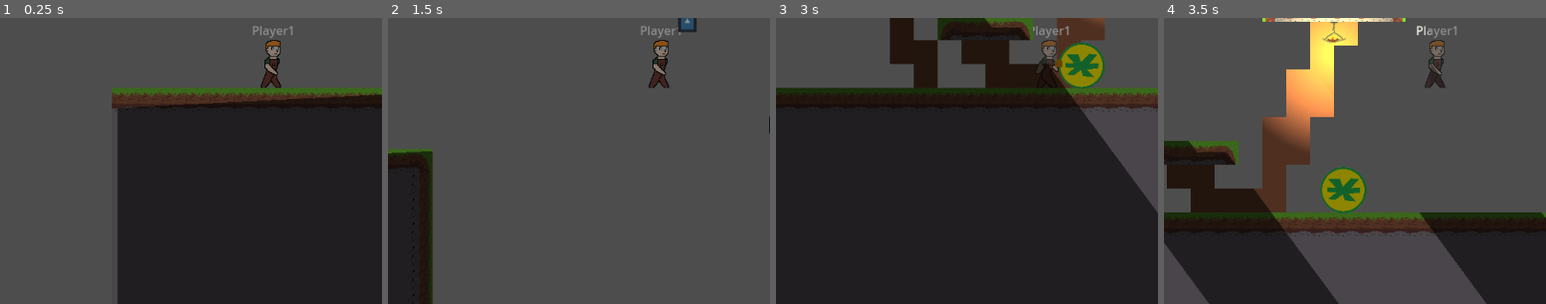
Above: before the commit, frames 1-4 (left to right).
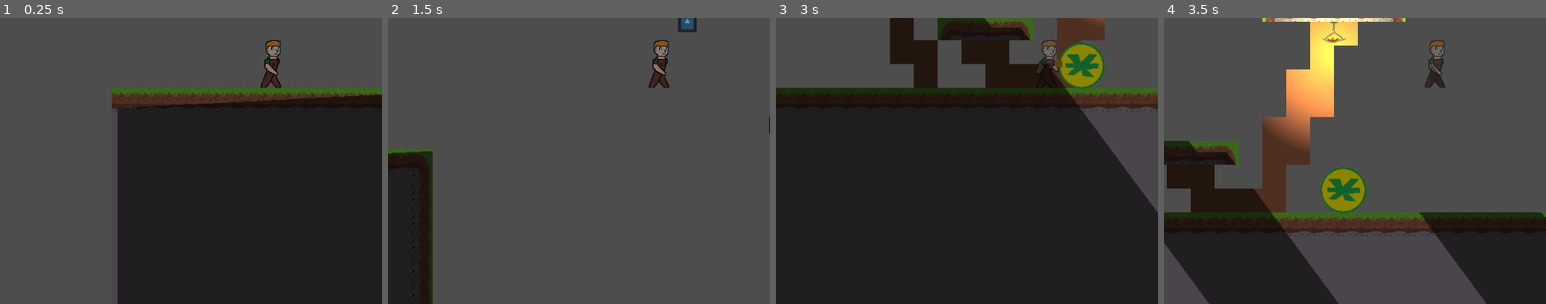
Above: after the commit, the same moments.

Repository: zac112/HeroFarmer
Game: Godot game, scene res://Assets/Platform/Level1/level_1.1.tscn
Two runs of this game, one before a commit and one after it. Both use one fixed random seed, a clock stepped at 60 frames per second and the inputs below. This scene is started directly instead of the project's main scene. The engine's default icon, where the game draws it, is replaced by a stand-in: a white triangle on a blue panel in a dark square.
Inputs:
- Up to frame 1 (0.25 s): no input
- Up to frame 2 (1.5 s): tap Enter at 0.5 s; hold Space (Farm_action) 0.53-1.28 s; hold D (Farm_right) from 0.53 s (still down); tap W (Farm_up) at 0.77 s; tap Space (Farm_action) at 1.35 s
- Up to frame 3 (3 s): tap W (Farm_up) at 1.52 s; release D (Farm_right) at 2.03 s; hold A (Farm_left) 2.03-2.78 s; hold Space (Farm_action) 2.03-2.78 s; hold D (Farm_right) from 2.78 s (still down); tap Space (Farm_action) at 2.85 s
- Up to frame 4 (3.5 s): keep holding D (Farm_right); tap W (Farm_up) at 3.02 s
The pictures show only the part of the screen within x 13-63%, y 38-88%; the shares and areas given below are measured in that part.

The runs differ from the first frame. In frame 1, 0.1% of the frame differs, in the area x 66-77%, y 2-7%; in frame 2, 0.1%; in frame 3, 0.1%; in frame 4, 0.2%.

Commit message:
Added stuff to player death

Diff:
--- a/Assets/Platform/Level1/level_1.1.tscn
+++ b/Assets/Platform/Level1/level_1.1.tscn
@@ -1,9 +1,10 @@
-[gd_scene load_steps=36 format=3 uid="uid://dpeudpmjgp7gl"]
+[gd_scene load_steps=37 format=3 uid="uid://dpeudpmjgp7gl"]
 
 [ext_resource type="PackedScene" uid="uid://dosibav3620rd" path="res://Assets/Player/Platform/player_platform.tscn" id="1_n5est"]
 [ext_resource type="Script" path="res://Assets/Platform/Level1/level_1.gd" id="1_weief"]
 [ext_resource type="Texture2D" uid="uid://b4jeb2tqjs18c" path="res://icon.svg" id="2_scurm"]
 [ext_resource type="Texture2D" uid="uid://cirdan2p8mim" path="res://Assets/Platform/BASICTILESET1.png" id="3_4alr1"]
+[ext_resource type="PackedScene" uid="uid://cq4o80vmyg1w7" path="res://Assets/Player/Platform/death_popup.tscn" id="3_50d64"]
 [ext_resource type="PackedScene" uid="uid://vgofjgcnkrxk" path="res://Assets/SceneHandler/SceneTransition.tscn" id="5_x24v0"]
 [ext_resource type="AudioStream" uid="uid://cqbp5erqj0hua" path="res://Assets/Audio/E1M1 Bloo - Stricken Commission.ogg" id="7_l1c6a"]
 [ext_resource type="Texture2D" uid="uid://6qi25blllc0o" path="res://Assets/Platform/HANGINGLIGHTALL.png" id="8_4yuyj"]
@@ -455,6 +456,7 @@
 
 [node name="player_platform" parent="." instance=ExtResource("1_n5est")]
 position = Vector2(-758, -578)
+death_popup = ExtResource("3_50d64")
 
 [node name="Camera2D" type="Camera2D" parent="player_platform"]
 position = Vector2(16, 29)
--- /dev/null
+++ b/Assets/Player/Platform/death_popup.tscn
@@ -0,0 +1,32 @@
+[gd_scene format=3 uid="uid://cq4o80vmyg1w7"]
+
+[node name="DeathPopup" type="Control"]
+layout_mode = 3
+anchors_preset = 0
+
+[node name="VBoxContainer" type="VBoxContainer" parent="."]
+layout_mode = 1
+anchors_preset = 8
+anchor_left = 0.5
+anchor_top = 0.5
+anchor_right = 0.5
+anchor_bottom = 0.5
+offset_left = -193.0
+offset_top = -55.0
+offset_right = 193.0
+offset_bottom = 55.0
+grow_horizontal = 2
+grow_vertical = 2
+alignment = 1
+
+[node name="RichTextLabel" type="RichTextLabel" parent="VBoxContainer"]
+layout_mode = 2
+theme_override_colors/default_color = Color(0.982238, 0, 0.351277, 1)
+theme_override_font_sizes/normal_font_size = 80
+text = "YOU DIED"
+fit_content = true
+
+[node name="RichTextLabel2" type="RichTextLabel" parent="VBoxContainer"]
+layout_mode = 2
+text = "				  Press Space to return to farm"
+fit_content = true
--- /dev/null
+++ b/Assets/Player/Platform/player_death_particles.tscn
@@ -0,0 +1,21 @@
+[gd_scene load_steps=2 format=3 uid="uid://bfkdqfodthehd"]
+
+[sub_resource type="Gradient" id="Gradient_tcole"]
+colors = PackedColorArray(0.969945, 0, 0.29701, 1, 1, 0.460985, 0.673573, 1)
+
+[node name="BulletParticle" type="CPUParticles2D"]
+emitting = false
+amount = 200
+one_shot = true
+explosiveness = 0.4
+randomness = 0.8
+emission_shape = 2
+emission_sphere_radius = 56.59
+direction = Vector2(0, 0)
+spread = 180.0
+gravity = Vector2(0, 0)
+initial_velocity_min = 300.0
+initial_velocity_max = 300.0
+scale_amount_min = 8.0
+scale_amount_max = 10.0
+color_ramp = SubResource("Gradient_tcole")
--- a/Assets/Player/Platform/player_platform.gd
+++ b/Assets/Player/Platform/player_platform.gd
@@ -23,6 +23,10 @@
 var invincible = false
 var can_shoot = true
 
+@export var death_particles : PackedScene
+@export var death_popup : PackedScene
+var is_dead = false
+
 
 # TODO dummy var
 var doublejump = true
@@ -36,6 +40,8 @@
 
 
 func _process(delta):
+	if is_dead and Input.is_action_just_pressed("Platform_shoot"):
+		SceneHandler.loadScene("res://Assets/Farm/Farm.tscn")
 	pass
 
 
@@ -43,7 +49,7 @@
 
 	var direction = input_movement()
 
-	if Input.is_action_just_pressed("Platform_shoot") and can_shoot:
+	if Input.is_action_just_pressed("Platform_shoot") and can_shoot and !is_dead:
 		par = particle.instantiate()
 		par.direction = last_dir
 		par.global_position = muzzle.global_position
@@ -98,17 +104,17 @@
 	"""
 
 	doublejump = false
-	if Input.is_action_just_pressed("Platform_jump") and is_on_floor():
+	if Input.is_action_just_pressed("Platform_jump") and is_on_floor() and !is_dead:
 		velocity.y = JUMP_VELOCITY
 		current_state = State.Jump
 		SfxHandler.play(JUMP_SOUND, get_tree().current_scene)
-	elif Input.is_action_just_pressed("Platform_jump") and !is_on_floor() and doublejump:
+	elif Input.is_action_just_pressed("Platform_jump") and !is_on_floor() and doublejump and !is_dead:
 		velocity.y = JUMP_VELOCITY
 		current_state = State.Jump
 
 	var dire = Input.get_axis("Platform_left", "Platform_right")
 
-	if dire:
+	if dire and !is_dead:
 		velocity.x = dire * SPEED
 	else:
 		velocity.x = move_toward(velocity.x, 0, SPEED)
@@ -127,7 +133,6 @@
 
 
 func _physics_process(delta):
-	print(velocity.y)
 	player_falling(delta)
 	player_idle(delta)
 	player_run(delta)
@@ -139,6 +144,8 @@
 	player_shooting(delta)
 
 func input_movement():
+	if is_dead:
+		return 0
 	var direction: float = Input.get_axis("Platform_left", "Platform_right")
 	return direction
 
@@ -147,10 +154,8 @@
 	if not invincible:
 		playerHealth -= 1
 		$AnimatedSprite2D.modulate.a -= 0.33
-		print("HEALTH ", playerHealth, " ", $AnimatedSprite2D.modulate.a)
 		if playerHealth <= 0:
-			print("GAME OVER")
-			get_tree().change_scene_to_packed(farm_scene)
+			die()
 
 		invincible = true
 		$Invisibility.start()
@@ -162,3 +167,16 @@
 
 func _on_shoot_timer_timeout():
 	can_shoot = true
+
+func die():
+	if is_dead:
+		return
+	is_dead = true
+	var deathp = death_particles.instantiate()
+	var deathpop = death_popup.instantiate()
+	deathpop.position = position
+	deathp.position = position
+	deathp.emitting = true
+	visible = false
+	get_parent().add_child(deathp)
+	get_parent().add_child(deathpop)
--- a/Assets/Player/Platform/player_platform.tscn
+++ b/Assets/Player/Platform/player_platform.tscn
@@ -1,7 +1,8 @@
-[gd_scene load_steps=10 format=3 uid="uid://dosibav3620rd"]
+[gd_scene load_steps=11 format=3 uid="uid://dosibav3620rd"]
 
 [ext_resource type="Script" path="res://Assets/Player/Platform/player_platform.gd" id="1_uttb6"]
 [ext_resource type="Texture2D" uid="uid://b7hex7r7x46h6" path="res://Assets/Player/Platform/peli.png" id="2_86gsd"]
+[ext_resource type="PackedScene" uid="uid://bfkdqfodthehd" path="res://Assets/Player/Platform/player_death_particles.tscn" id="2_smvec"]
 
 [sub_resource type="AtlasTexture" id="AtlasTexture_rtt0y"]
 atlas = ExtResource("2_86gsd")
@@ -61,13 +62,7 @@
 
 [node name="player_platform" type="CharacterBody2D"]
 script = ExtResource("1_uttb6")
-
-[node name="Label" type="Label" parent="."]
-offset_left = -29.0
-offset_top = -57.0
-offset_right = 29.0
-offset_bottom = -34.0
-text = "Player1"
+death_particles = ExtResource("2_smvec")
 
 [node name="AnimatedSprite2D" type="AnimatedSprite2D" parent="."]
 sprite_frames = SubResource("SpriteFrames_82py8")
